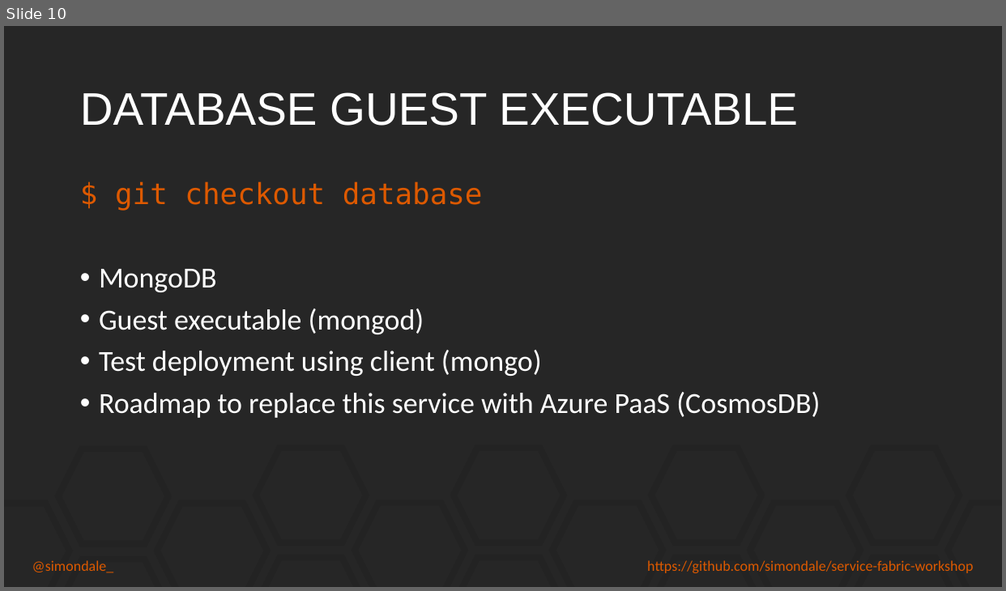
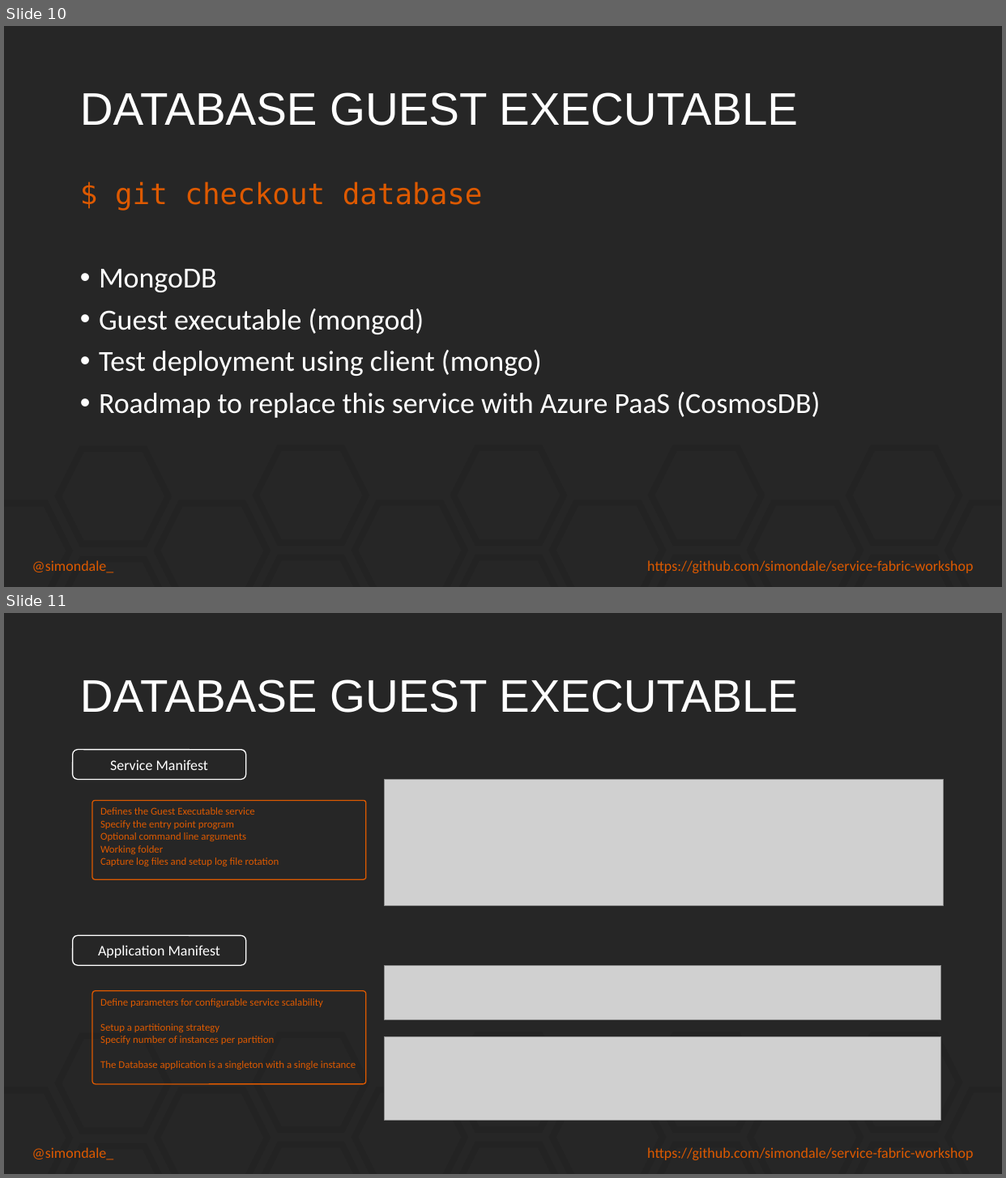
Before and after one commit to simondale/service-fabric-workshop, a slide deck: presentation/Service Fabric.pptx. Shown one above the other, each under a label of ours: slide 10 before the commit, slides 10 and 11 after it. The pictures are 1006x591 and 1006x1178 pixels, drawn with LibreOffice and Linux fonts; fonts in the diff are those of the drawing; grey boxes stand for pictures. Boxes give left, top, right and bottom in pixels: in the first picture for what was removed or moved away, otherwise in the second. Text is boxed around its words. In the diff, an @@ line names an element or a change of style, - is before the commit and + after.

```diff
--- a/presentation/Service Fabric.pptx
+++ b/presentation/Service Fabric.pptx
@@ slide 11 added at [4,613,1002,1174], background #262626 @@
@@ title added at [80,679,798,713], 44 pt, text #FFFFFF @@
+DATABASE GUEST EXECUTABLE
@@ rounded rectangle added at [73,750,246,780], outline #FFFFFF 1 pt, 14 pt, text #FFFFFF @@
+Service Manifest
@@ picture added at [385,779,944,905] @@
@@ rounded rectangle added at [92,801,366,880], outline #DD5900 1 pt, 10 pt, text #DD5900 @@
+Defines the Guest Executable service
+Specify the entry point program
+Optional command line arguments
+Working folder
+Capture log files and setup log file rotation
@@ rounded rectangle added at [73,935,246,965], outline #FFFFFF 1 pt, 14 pt, text #FFFFFF @@
+Application Manifest
@@ picture added at [385,965,941,1020] @@
@@ rounded rectangle added at [92,991,366,1084], outline #DD5900 1 pt, 10 pt, text #DD5900 @@
+Define parameters for configurable service scalability
+Setup a partitioning strategy
+Specify number of instances per partition
+The Database application is a singleton with a single instance
@@ hexagon added at [58,1036,168,1131], outline #232323 6 pt @@
@@ hexagon added at [256,1035,365,1131], outline #232323 6 pt @@
@@ picture added at [385,1037,941,1120] @@
@@ hexagon added at [454,1035,564,1131], outline #232323 6 pt @@
@@ hexagon added at [651,1035,761,1131], outline #232323 6 pt @@
@@ hexagon added at [849,1035,959,1131], outline #232323 6 pt @@
@@ hexagon added at [4,1091,69,1174], outline #232323 6 pt @@
@@ hexagon added at [157,1091,266,1174], outline #232323 6 pt @@
@@ hexagon added at [355,1090,465,1174], outline #232323 6 pt @@
@@ hexagon added at [552,1090,663,1174], outline #232323 6 pt @@
@@ hexagon added at [750,1090,860,1174], outline #232323 6 pt @@
@@ hexagon added at [948,1090,1002,1174], outline #232323 6 pt @@
@@ hexagon added at [58,1147,168,1174], outline #232323 6 pt @@
@@ hexagon added at [256,1145,365,1174], outline #232323 6 pt @@
@@ hexagon added at [454,1145,564,1174], outline #232323 6 pt @@
@@ hexagon added at [651,1145,761,1174], outline #232323 6 pt @@
@@ hexagon added at [849,1145,959,1174], outline #232323 6 pt @@
@@ text added at [32,1148,973,1161], 14 pt, text #DD5900 @@
+@simondale_
+https://github.com/simondale/service-fabric-workshop
```
Also in this commit, not shown: 3 slides changed, 2 other slides added, 1 slide removed, 1 other file.
